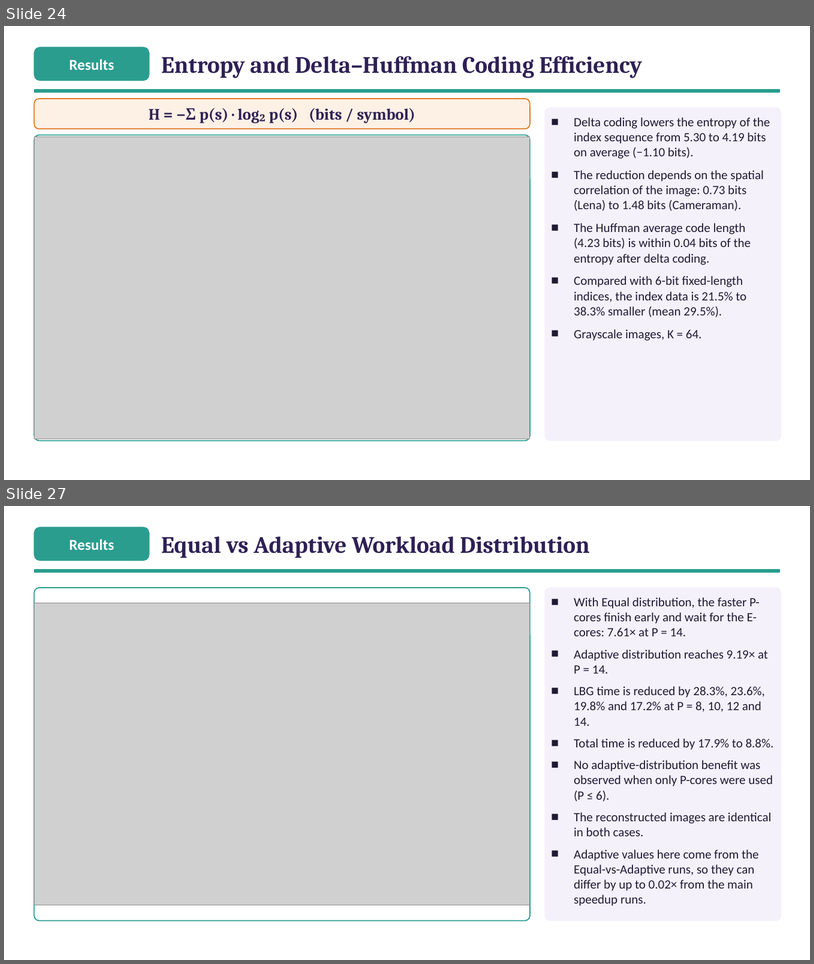
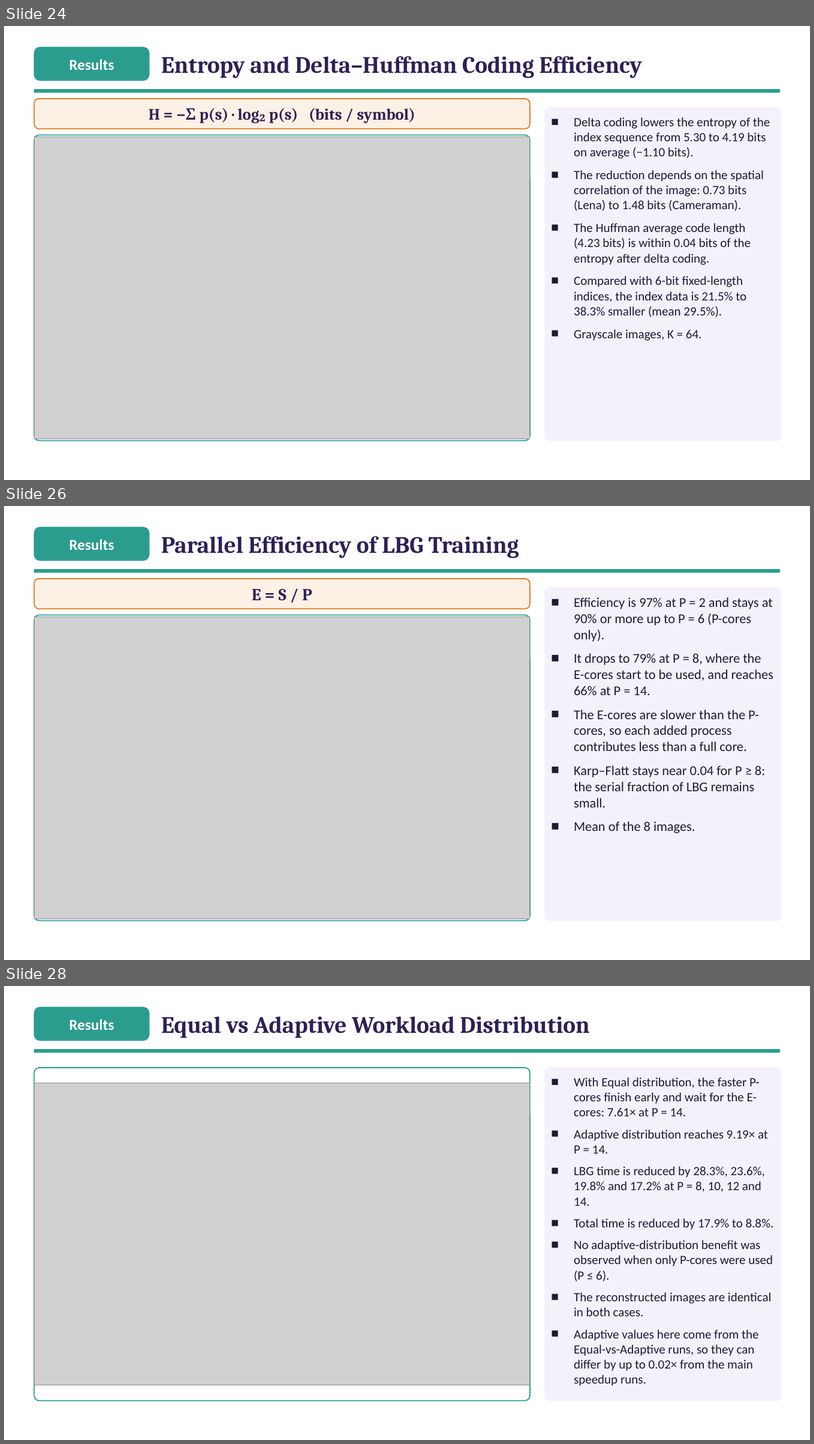
Before and after one commit to ibtihal-cpu/mihk, a slide deck: results/seminar/figs/Seminar_Ibtihal_FINAL.pptx. Shown one above the other, each under a label of ours: slides 24 and 27 before the commit, slides 24, 26 and 28 after it; the slides between them are not shown. The pictures are 814x964 and 814x1444 pixels, drawn with LibreOffice and Linux fonts; fonts in the diff are those of the drawing; grey boxes stand for pictures. Boxes give left, top, right and bottom in pixels: in the first picture for what was removed or moved away, otherwise in the second. Text is boxed around its words. In the diff, an @@ line names an element or a change of style, - is before the commit and + after.

```diff
--- a/results/seminar/figs/Seminar_Ibtihal_FINAL.pptx
+++ b/results/seminar/figs/Seminar_Ibtihal_FINAL.pptx
@@ slide 26 added at (4, 506, 810, 960), background #FFFFFF @@
@@ rounded rectangle added at (34, 527, 149, 561), fill #2A9D8F, outline #2A9D8F 1 pt @@
@@ text added at (69, 539, 114, 550), 18 pt, text #FFFFFF, bold @@
+Results
@@ text added at (161, 536, 519, 558), 28 pt, text #2E2055, bold @@
+Parallel Efficiency of LBG Training
@@ rectangle added at (34, 570, 780, 572), fill #2A9D8F, outline #2A9D8F 1 pt @@
@@ rounded rectangle added at (34, 579, 530, 609), fill #FDF1E6, outline #E07B22 1.25 pt @@
@@ text added at (252, 589, 312, 600), 20 pt, text #2E2055, bold @@
+E = S / P
@@ rounded rectangle added at (545, 588, 782, 921), fill #F5F1FB, outline #F5F1FB 1 pt @@
@@ text added at (574, 597, 774, 833), 16 pt, text #1F1A33 @@
+■ Efficiency is 97% at P = 2 and stays at 90% or more up to P = 6 (P-cores only).
+■ It drops to 79% at P = 8, where the E-cores start to be used, and reaches 66% at P = 14.
+■ The E-cores are slower than the P-cores, so each added process contributes less than a full core.
+■ Karp–Flatt stays near 0.04 for P ≥ 8: the serial fraction of LBG remains small.
+■ Mean of the 8 images.
@@ rounded rectangle added at (34, 615, 530, 921), fill #FFFFFF, outline #2A9D8F 1.25 pt @@
@@ picture added at (34, 617, 530, 919) @@
@@ what was slide 27 is now slide 28 @@
```
Also in this commit, not shown: 2 slides changed, 10 other files.
